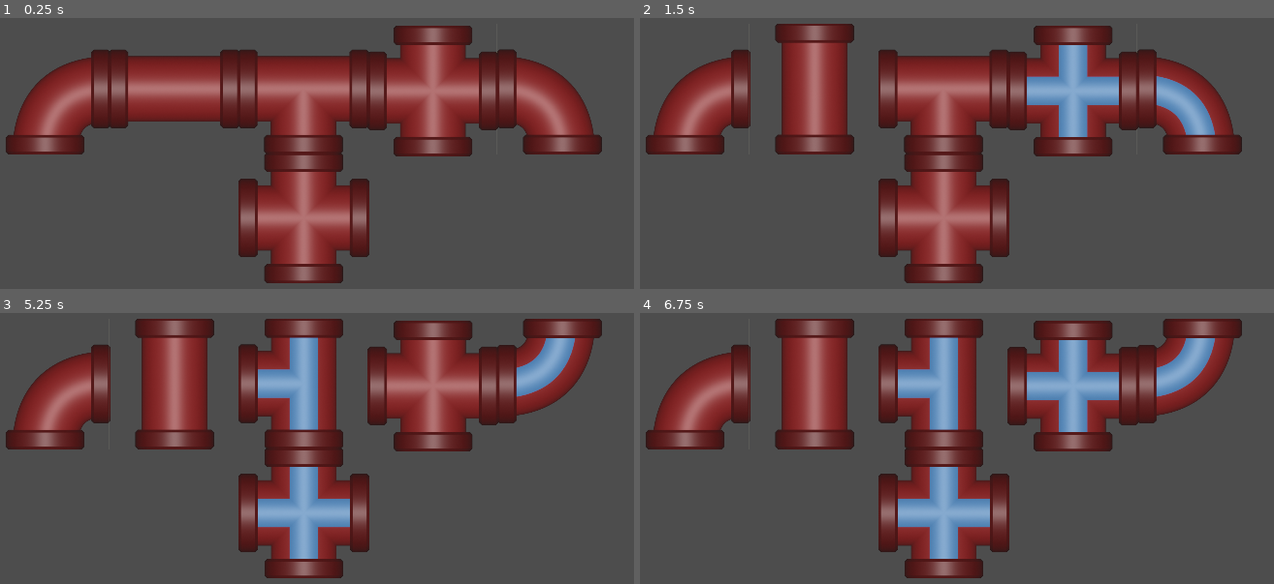
Above: before the commit, frames 1-4 (two rows, left to right).
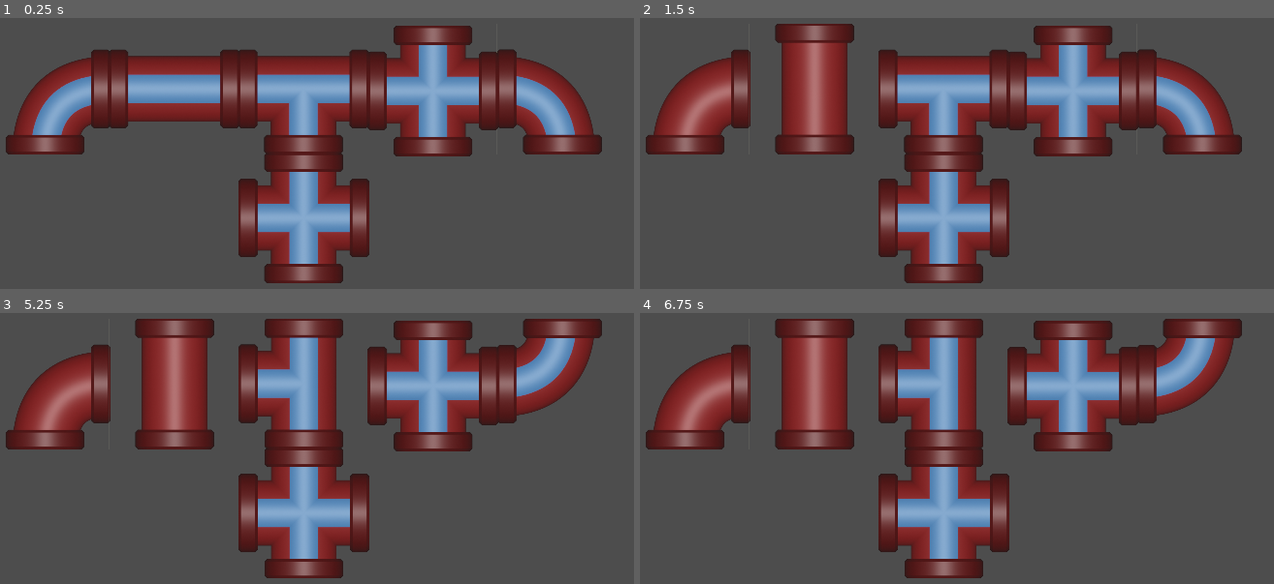
Above: after the commit, the same moments.

Repository: w-dib/Drain
Game: Godot game, scene res://scenes/main.tscn
Two runs of this game, one before a commit and one after it. Both use one fixed random seed, a clock stepped at 60 frames per second and the inputs below.
Inputs (mouse positions are in pixels of both pictures, inside the frame that each line leads up to):
- Up to frame 1 (0.25 s): no input
- Up to frame 2 (1.5 s): tap Enter at 0.5 s; move the mouse to (1128, 58) at 0.52 s; click (1128, 58) at 0.67 s; tap Space at 1.25 s; move the mouse to (804, 102) at 1.27 s; click (804, 102) at 1.42 s
- Up to frame 3 (5.25 s): tap Enter at 2, 3.5 s; move the mouse to (outside the picture) at 2.02 s; click (outside the picture) at 2.17 s; tap Space at 2.75, 4.25 s; move the mouse to (278, 462) at 2.77 s; click (278, 462) at 2.92 s; move the mouse to (551, 440) at 3.52 s; click (551, 440) at 3.67 s; move the mouse to (outside the picture) at 4.27 s; click (outside the picture) at 4.42 s; move the mouse to (361, 375) at 5.02 s; click (361, 375) at 5.17 s
- Up to frame 4 (6.75 s): move the mouse to (outside the picture) at 5.77 s; click (outside the picture) at 5.92 s; move the mouse to (1128, 353) at 6.52 s; click (1128, 353) at 6.67 s

The runs differ from the first frame. In frame 1, 11% of the frame differs, in the area x 5-91%, y 10-91%; in frame 2, 4.7%; in frame 3, 2.6%; in frame 4, nothing differs.

Commit message:
Fix overlapping area bug

Diff:
--- a/scenes/pipes/pipe.gd
+++ b/scenes/pipes/pipe.gd
@@ -3,15 +3,17 @@
 @onready var empty: Sprite2D = $Empty
 @onready var full: Sprite2D = $Full
 
-@export var current_pipe := false
-
 func _ready() -> void:
 	area_entered.connect(_on_area_entered)
 	area_exited.connect(_on_area_exited)
 
+func _process(delta: float) -> void:
+	if has_overlapping_areas():
+		empty.hide()
+		full.show()
+
 func _input(event):
 	if event is InputEventMouseButton and event.pressed and event.button_index == MOUSE_BUTTON_LEFT:
-		current_pipe = true
 		if empty.get_rect().has_point(to_local(event.position)):
 			rotate_pipe()
 
@@ -27,13 +29,7 @@
 	self.rotation += 1.5708
 
 func _on_area_entered(area: Area2D) -> void:
-	if current_pipe:
 		link_pipes()
 
 func _on_area_exited(area: Area2D) -> void:
-	if current_pipe:
 		unlink_pipes()
-
-#	var overlap = has_overlapping_areas()
-#	if overlap:
-#		print("overlap")
